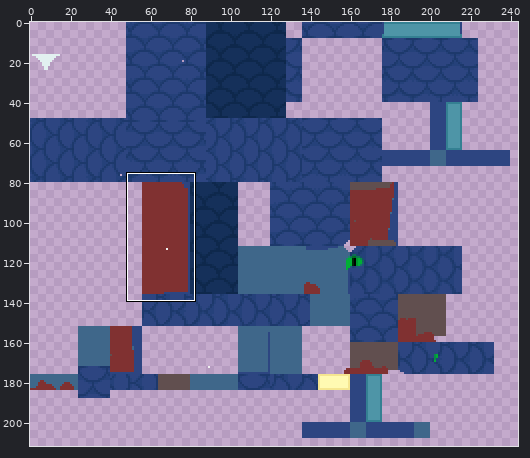
Sprite sheet: src/main/resources/assets/narutomod/textures/snake_blue.png. The first picture is a wide view before the edit; the outline marks the close-up.
Close-up. First the earlier version:
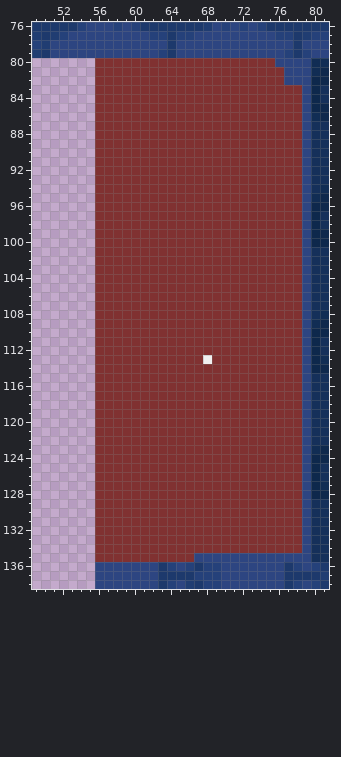
The file is 256x256 pixels. Pixels under 10% opacity are left out. Colours within 5 levels of each other are drawn and written as one. Shown: x 49..81, y 76..138. The wide view leaves out empty margins. The commit also changed other parts of the picture, which this record leaves out.
The same view after the edit:
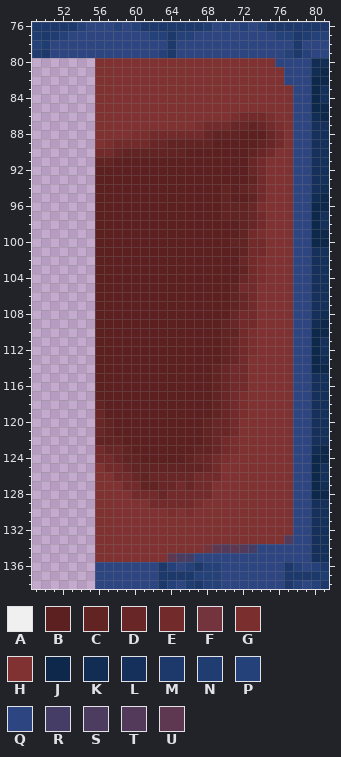
Palette (. is transparent): A #f0f0f0  B #5c2020  C #622323  D #682626  E #722a2a  F #74343d  G #7a2e2e  H #803131  J #0e284c  K #112d54  L #15305a  M #1d396c  N #203d72  P #25417a  Q #2d4581  R #463d66  S #4c3c60  T #533a5a  U #5d3850
From old to new:
y 83..85: x 78 H -> Q
y 86: x 71..75 HHHHH -> GEEEG; x 78 H -> Q
y 87: x 67..76 HHHHHHHHHH -> GEEEDDCDEG; x 78 H -> Q
y 88: x 60..76 HHHHHHHHHHHHHHHHH -> GGEEEEEEDCCCBBBDE; x 78 H -> Q
y 89: x 57..76 HHHHHHHHHHHHHHHHHHHH -> GEEEEDDCCCCCBBBBBCDE; x 78 H -> Q
y 90: x 56..75 HHHHHHHHHHHHHHHHHHHH -> EEDCCCCCCCBBBBBBBCDE; x 78 H -> Q
y 91: x 56..74 HHHHHHHHHHHHHHHHHHH -> CCBBBBBBBBBBBBBBBDE; x 78 H -> Q
y 92: x 56..74 HHHHHHHHHHHHHHHHHHH -> BBBBBBBBBBBBBBBBBDE; x 78 H -> Q
y 93: x 56..74 HHHHHHHHHHHHHHHHHHH -> BBBBBBBBBBBBBBBBBCE; x 78 H -> Q
y 94: x 56..74 HHHHHHHHHHHHHHHHHHH -> BBBBBBBBBBBBBBCBCDE; x 78 H -> Q
y 95: x 56..74 HHHHHHHHHHHHHHHHHHH -> BBBBBBBBBBBBBBCBBCE; x 78 H -> Q
y 96: x 56..74 HHHHHHHHHHHHHHHHHHH -> BBBBBBBBBBBBBBCCCDG; x 78 H -> Q
y 97: x 56..74 HHHHHHHHHHHHHHHHHHH -> BBBBBBBBBBBBBBCCCDE; x 78 H -> Q
y 98: x 56..74 HHHHHHHHHHHHHHHHHHH -> BBBBBBBBBBBBBBBBCDE; x 78 H -> Q
y 99: x 56..74 HHHHHHHHHHHHHHHHHHH -> BBBBBBBBBBBBBBBBCEG; x 78 H -> Q
y 100: x 56..74 HHHHHHHHHHHHHHHHHHH -> BBBBBBBBBBBBBBBCCEE; x 78 H -> Q
y 101: x 56..74 HHHHHHHHHHHHHHHHHHH -> BBBBBBBBBBBBBBBBCEE; x 78 H -> Q
y 102: x 56..74 HHHHHHHHHHHHHHHHHHH -> BBBBBBBBBBBBBBBBDEG; x 78 H -> Q
y 103: x 56..74 HHHHHHHHHHHHHHHHHHH -> BBBBBBBBBBBBBBBBCEG; x 78 H -> Q
y 104: x 56..74 HHHHHHHHHHHHHHHHHHH -> BBBBBBBBBBBBBBBBDEG; x 78 H -> Q
y 105: x 56..73 HHHHHHHHHHHHHHHHHH -> BBBBBBBBBBBBBBBCEE; x 78 H -> Q
y 106..107: x 56..73 HHHHHHHHHHHHHHHHHH -> BBBBBBBBBBBBBBBCDE; x 78 H -> Q
y 108: x 56..73 HHHHHHHHHHHHHHHHHH -> BBBBBBBBBBBBBBBDEE; x 78 H -> Q
y 109: x 56..73 HHHHHHHHHHHHHHHHHH -> BBBBBBBBBBBBBBCDEE; x 78 H -> Q
y 110: x 56..73 HHHHHHHHHHHHHHHHHH -> BBBBBBBBBBBBBBCCEG; x 78 H -> Q
y 111..112: x 56..73 HHHHHHHHHHHHHHHHHH -> BBBBBBBBBBBBBBCDEG; x 78 H -> Q
y 113: x 56..72 HHHHHHHHHHHHAHHHH -> BBBBBBBBBBBBBBCDE; x 78 H -> Q
y 114..116: x 56..72 HHHHHHHHHHHHHHHHH -> BBBBBBBBBBBBBCDEE; x 78 H -> Q
y 117: x 56..72 HHHHHHHHHHHHHHHHH -> BBBBBBBBBBBBBCDEG; x 78 H -> Q
y 118: x 56..72 HHHHHHHHHHHHHHHHH -> CBBBBBBBBBBBBCDEG; x 78 H -> Q
y 119: x 56..72 HHHHHHHHHHHHHHHHH -> DBBBBBBBBBBBBCDEG; x 78 H -> Q
y 120..121: x 56..71 HHHHHHHHHHHHHHHH -> DCBBBBBBBBBBCDDE; x 78 H -> Q
y 122: x 56..71 HHHHHHHHHHHHHHHH -> CCCBBBBBBBBBCDEG; x 78 H -> Q
y 123: x 56..71 HHHHHHHHHHHHHHHH -> EDDCBBBBBBBCCDEG; x 78 H -> Q
y 124: x 56..70 HHHHHHHHHHHHHHH -> EEDCCBBBBBCDDEG; x 78 H -> Q
y 125: x 57..69 HHHHHHHHHHHHH -> EEDCCCCCCCCDE; x 78 H -> Q
y 126: x 58..69 HHHHHHHHHHHH -> EEDCDDDDDEEE; x 78 H -> Q
y 127: x 59..68 HHHHHHHHHH -> EECCDDEDEE; x 78 H -> Q
y 128: x 60..68 HHHHHHHHH -> EEEDEEEEE; x 78 H -> Q
y 129: x 62..67 HHHHHH -> EEEEEG; x 78 H -> Q
y 130: x 64 H -> G; x 66 H -> G; x 78 H -> Q
y 131..132: x 78 H -> Q
y 133: x 77..78 HH -> TQ
y 134: x 68..78 HHHHHHHHHHH -> FUTUTRQQQQQ
y 135: x 64..66 HHH -> USR
Boxes around the changes in both close-ups, in picture pixels (x1, y1, x2, y2):
changed: (95, 85, 302, 562)
